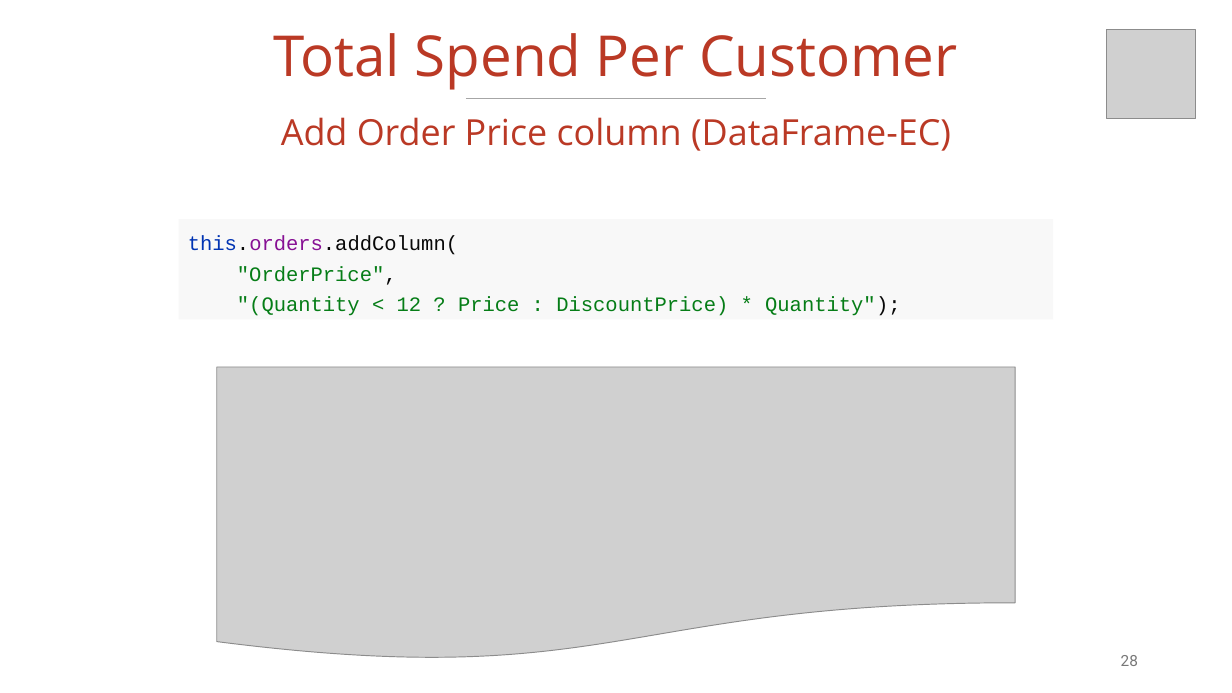
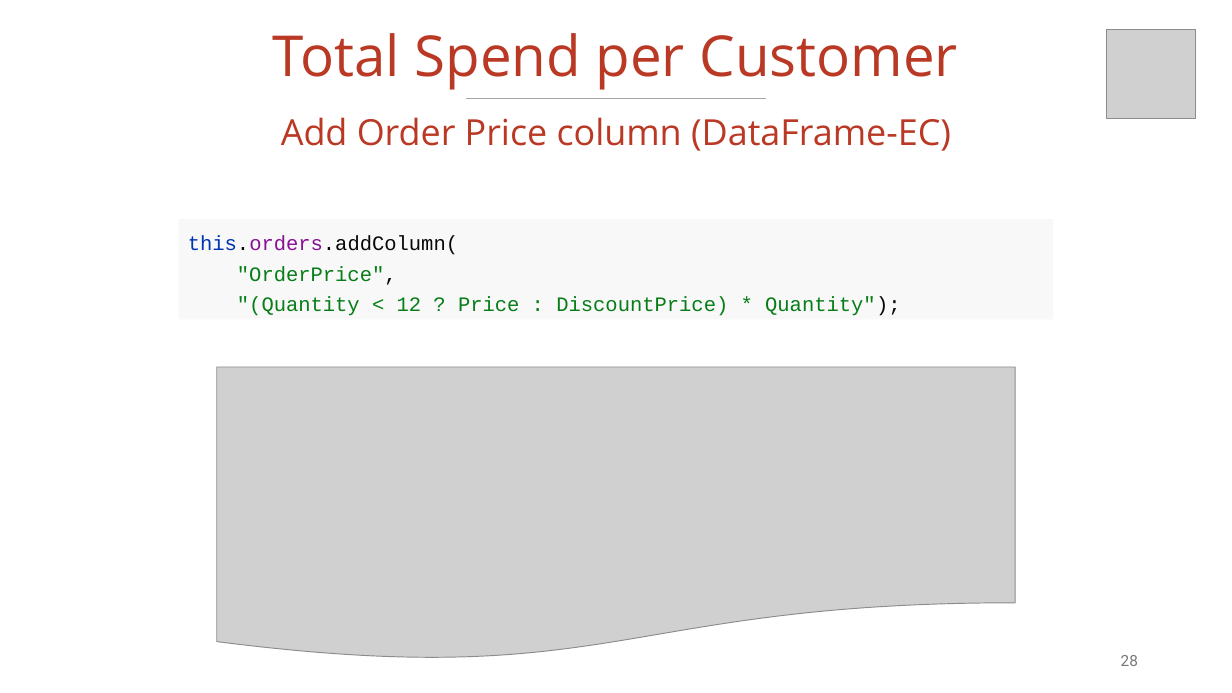
Before and after one commit to vmzakharov/missing-dataframe-talk, a slide deck: slide 28 of presentation/Missing_Dataframe_Short.pptx. Drawn at 1232x693 pixels with LibreOffice and Linux fonts; fonts in the diff are those of the drawing; grey boxes stand for pictures. Boxes give left, top, right and bottom in pixels: in the first picture for what was removed or moved away, otherwise in the second. Text is boxed around its words. In the diff, an @@ line names an element or a change of style, - is before the commit and + after.

```diff
--- a/presentation/Missing_Dataframe_Short.pptx
+++ b/presentation/Missing_Dataframe_Short.pptx
@@ title at [273,33,957,90]: text changed @@
-Total Spend Per Customer
+Total Spend per Customer
```
Also in this commit, not shown: 16 other slides changed, 1 slide removed, 1 other file.
